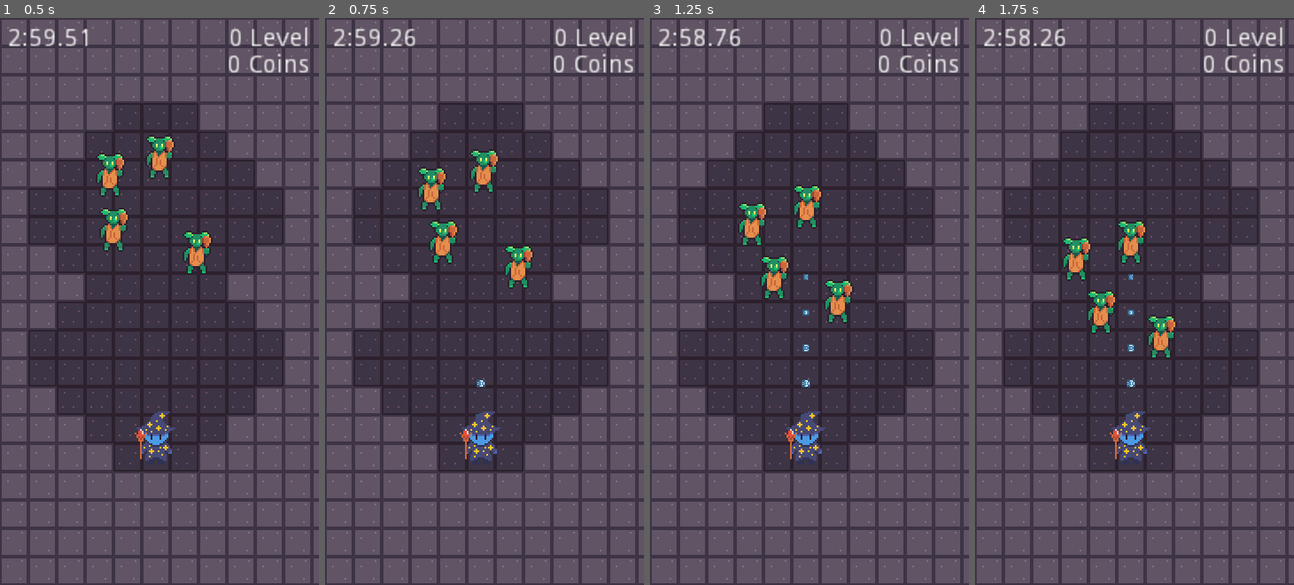
Above: before the commit, frames 1-4 (left to right).
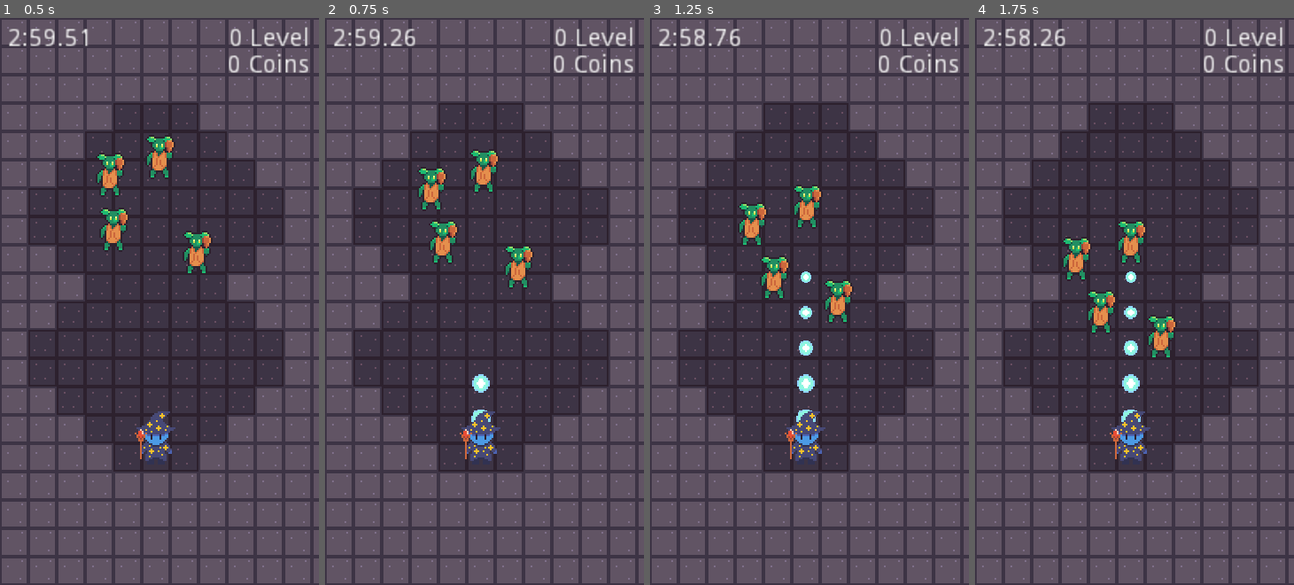
Above: after the commit, the same moments.

Repository: htxdfh/InfGamingSpil
Game: Godot game, scene res://Level_2.tscn
Same seed, same stepped clock (60 frames per second), same inputs: the game is played once before the commit and once after it. This scene is started directly instead of the project's main scene.
Inputs:
- Up to frame 1 (0.5 s): no input
- Up to frame 2 (0.75 s): tap Enter at 0.5 s; hold Up (shoot_up) from 0.53 s (still down)
- Up to frame 3 (1.25 s): keep holding Up (shoot_up)
- Up to frame 4 (1.75 s): keep holding Up (shoot_up)

Frame 1 is identical in both runs. In frame 2, 0.2% of the frame differs, in the area x 45-52%, y 62-72%; in frame 3, 0.4%, in the area x 45-52%, y 44-72%; in frame 4, 0.4%.

Commit message:
magic balls

Diff:
--- a/Level_1.tscn
+++ b/Level_1.tscn
@@ -146,6 +146,7 @@
 [node name="Level Text" parent="." instance=ExtResource( 10 )]
 
 [node name="GameOver" parent="." instance=ExtResource( 11 )]
+visible = false
 
 [node name="NavTimer" type="Timer" parent="."]
 wait_time = 0.5
--- a/Player/Projectile.tscn
+++ b/Player/Projectile.tscn
@@ -1,14 +1,14 @@
 [gd_scene load_steps=6 format=2]
 
-[ext_resource path="res://Sprites/PlayerSprite.png" type="Texture" id=1]
+[ext_resource path="res://Player/Sprites/MagicBall.png" type="Texture" id=1]
 [ext_resource path="res://Player/Projectile.gd" type="Script" id=2]
 [ext_resource path="res://Boxes/HitBox.tscn" type="PackedScene" id=3]
 
 [sub_resource type="CircleShape2D" id=2]
-radius = 4.0
+radius = 6.0
 
 [sub_resource type="CircleShape2D" id=1]
-radius = 4.12311
+radius = 6.0
 
 [node name="KinematicBody2D" type="KinematicBody2D"]
 show_behind_parent = true
@@ -18,7 +18,6 @@
 script = ExtResource( 2 )
 
 [node name="Sprite" type="Sprite" parent="."]
-scale = Vector2( 0.09375, 0.0967742 )
 texture = ExtResource( 1 )
 
 [node name="CollisionShape2D" type="CollisionShape2D" parent="."]
Binary file added: Player/Sprites/MagicBall.png
Not shown, added: Player/Sprites/MagicBall.png.import
